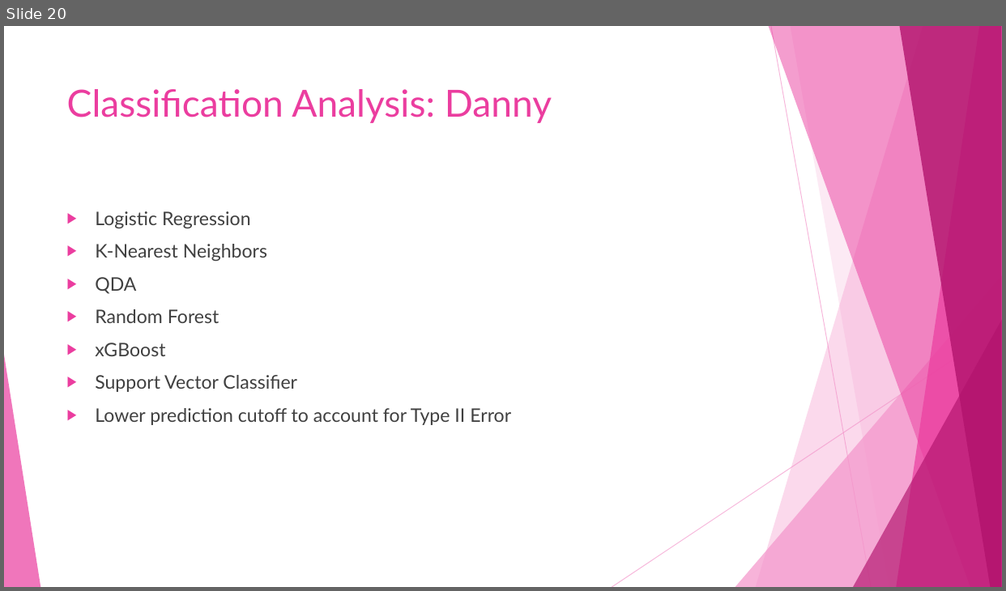
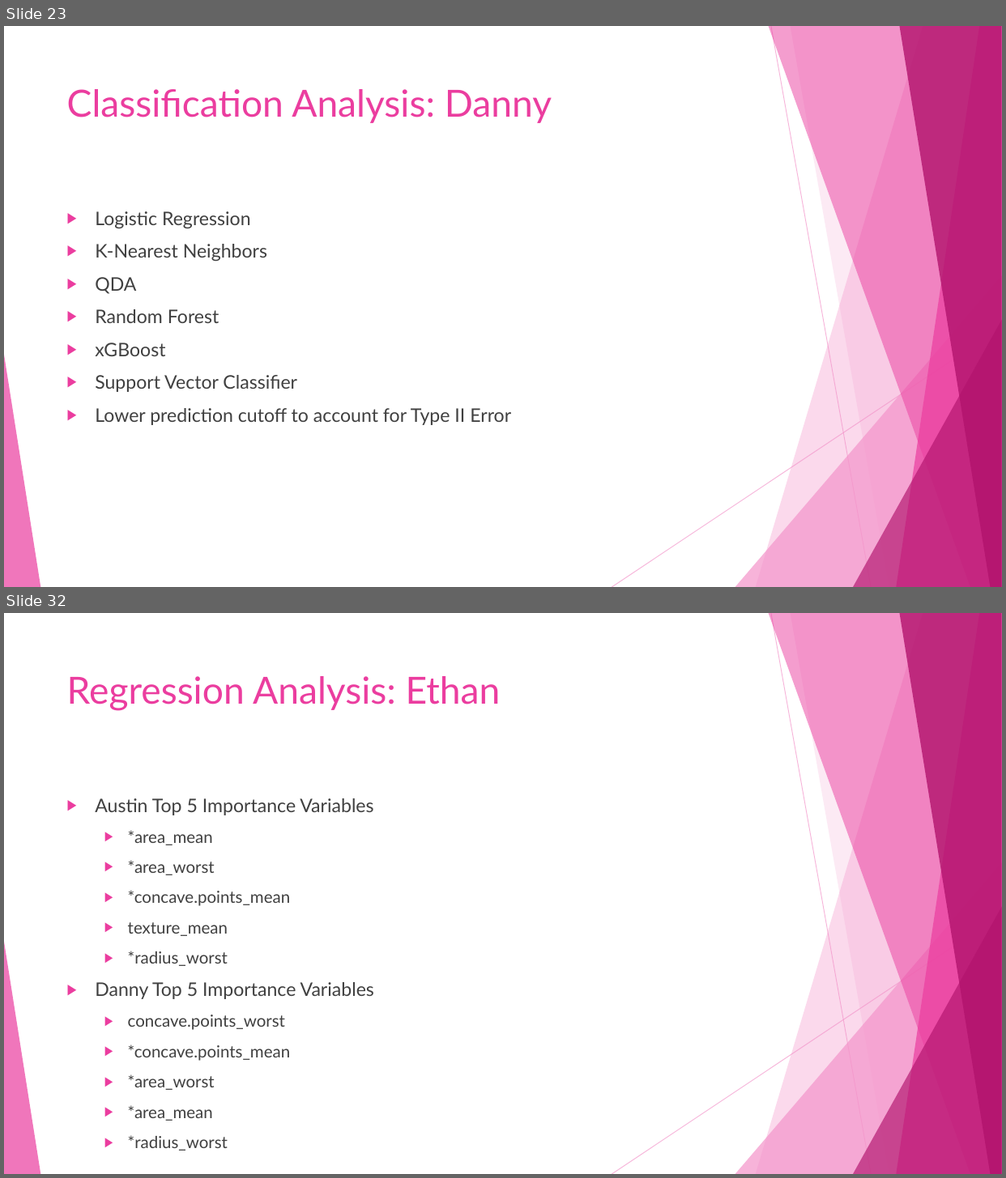
Before and after one commit to dlaposata/Breast_Cancer_Analysis, a slide deck: powerpoint.pptx. Shown one above the other, each under a label of ours: slide 20 before the commit, slides 23 and 32 after it; the slides between them are not shown. The pictures are 1006x591 and 1006x1178 pixels, drawn with LibreOffice and Linux fonts; fonts in the diff are those of the drawing. Boxes give left, top, right and bottom in pixels: in the first picture for what was removed or moved away, otherwise in the second. Text is boxed around its words. In the diff, an @@ line names an element or a change of style, - is before the commit and + after.

```diff
--- a/powerpoint.pptx
+++ b/powerpoint.pptx
@@ slide 32 added at (x1=4, y1=613, x2=1002, y2=1174), background #FFFFFF; not listed: 10 template elements that a slide beside it also shows @@
@@ title added at (x1=67, y1=676, x2=501, y2=711), 36 pt, text #EB3D9F @@
+Regression Analysis: Ethan
@@ text added at (x1=95, y1=798, x2=374, y2=1151), 16 pt, text #404040 @@
+▶ Austin Top 5 Importance Variables
+  ▶ *area_mean
+  ▶ *area_worst
+  ▶ *concave.points_mean
+  ▶ texture_mean
+  ▶ *radius_worst
+▶ Danny Top 5 Importance Variables
+  ▶ concave.points_worst
+  ▶ *concave.points_mean
+  ▶ *area_worst
+  ▶ *area_mean
+  ▶ *radius_worst
@@ what was slide 20 is now slide 23 @@
```
Also in this commit, not shown: 5 slides changed, 19 other slides added, 5 slides removed, 6 other files.
